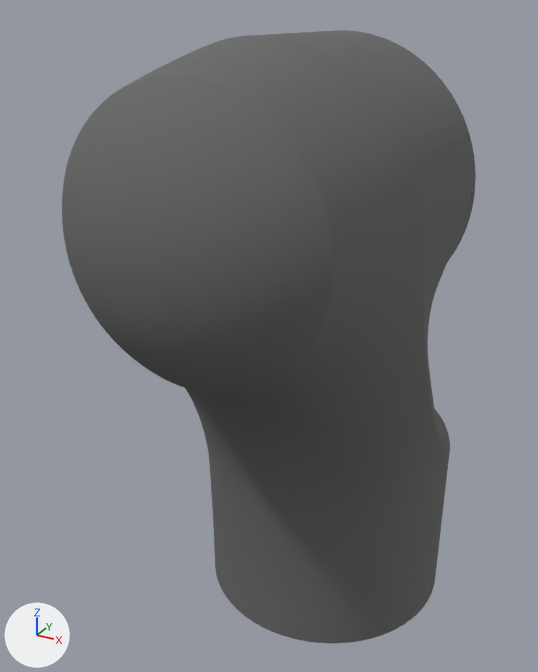
The COLLADA model src/robot_sim_description/models/panda_arm/meshes/visual/link1.dae, before and after one commit.
Rendered twice from a 50 mm lens placed at (0.12, -0.277, 0.062), pointed at (-0.011, -0.038, -0.057). The lights are fixed; the arrows at lower left show +X, +Y and +Z. The first picture is the older version. Where no turn or scale is listed for an object, it has been applied to the vertices.

The scene before the commit, as lines of its bpy script (objects in view):
```python
mat_lambert1 = principled_material('lambert1')
mat_lambert1.base_color = (0.133, 0.133, 0.133)  # dark grey #666666
mat_lambert1.roughness = 0.9
me_link1mesh = bpy.data.meshes.new('link1Mesh')
me_link1mesh.from_pydata(...)  # 6260 vertices, 12516 faces; spans x -0.055..0.055, y -0.129..0.055, z 0.0..0.247
me_link1mesh.materials.append(mat_lambert1)  # dark grey #666666
ob_link1 = bpy.data.objects.new('link1', me_link1mesh)
ob_link1.location = (0.0, 0.0, -0.192)
```
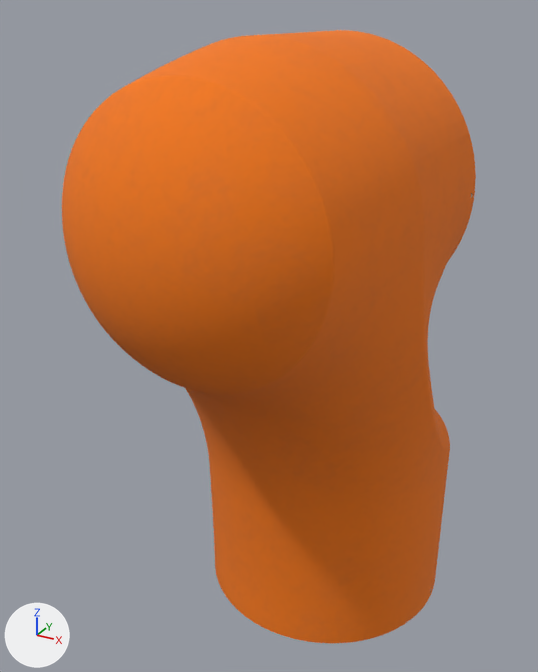
The change in detail:
Picture 'link1_link1_BaseColor.png' (img_link1_link1_basecolor_png) is new.
In material 'lambert1' (mat_lambert1), base_color is no longer (0.133, 0.133, 0.133), dark grey #666666.
In material 'lambert1' (mat_lambert1), texture is now set to img_link1_link1_basecolor_png.

What differs and where, as boxes (x1, y1, x2, y2) in the pictures (538 x 672 px):
'link1', surface changed (dark grey to orange)
    both: (62, 30, 476, 643)
